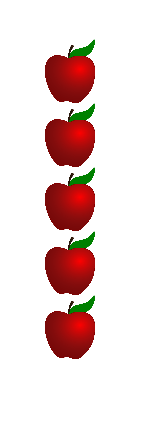
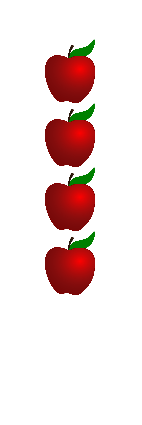
Before/after of a 142x425 layered artwork. What changed in the layer stack:
hid "Layer 0 copy" over [45, 295, 95, 359]
